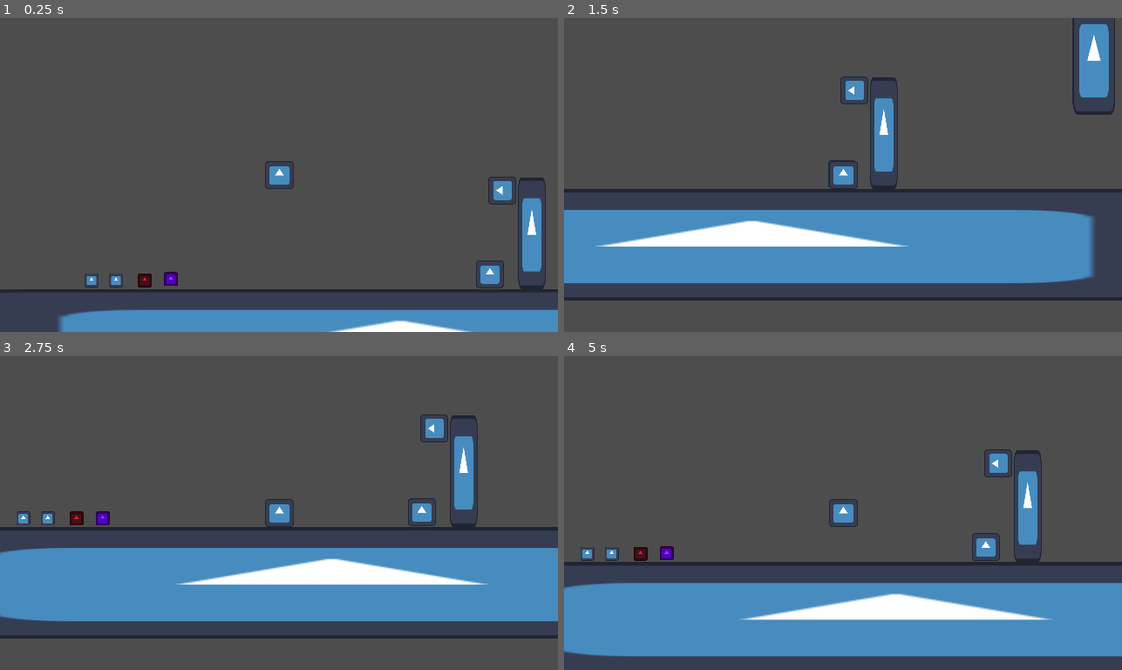
Above: before the commit, frames 1-4 (two rows, left to right).
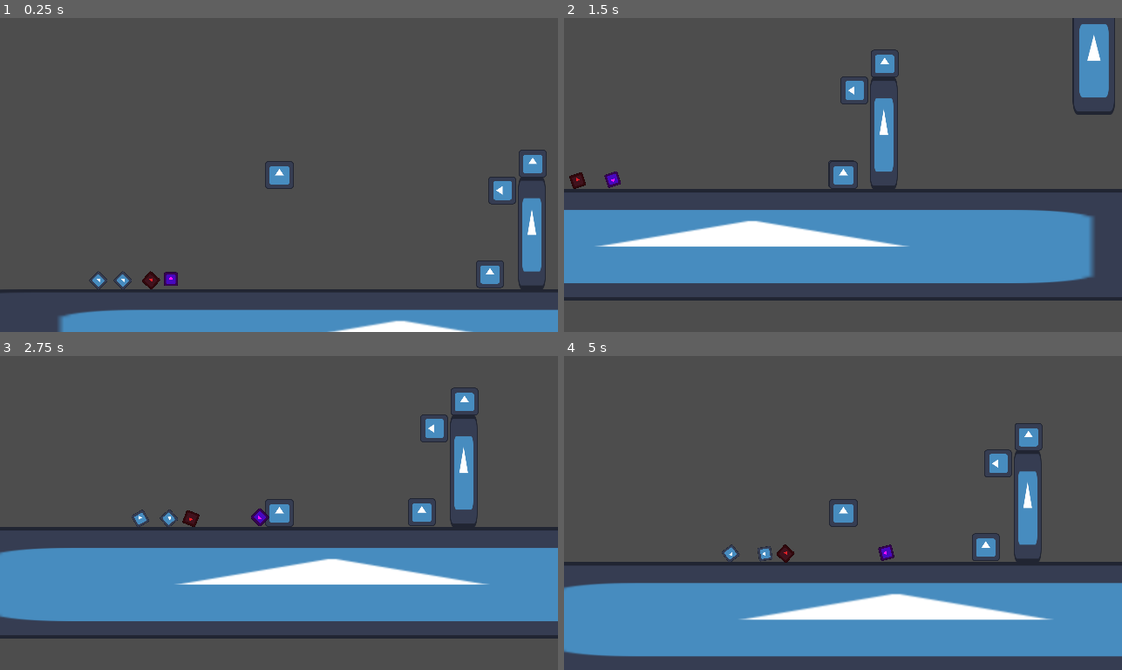
Above: after the commit, the same moments.

Repository: valk0x29a/godot-wild-jam
Game: Godot game, scene res://scenes/test_scenes/valk_scene.tscn
The game is run twice, just before and just after one commit, with the same random seed, the same clock (stepped at 60 frames per second) and the same inputs. The engine's default icon, where the game draws it, is replaced by a stand-in: a white triangle on a blue panel in a dark square.
Inputs (mouse positions are in pixels of both pictures, inside the frame that each line leads up to):
- Up to frame 1 (0.25 s): no input
- Up to frame 2 (1.5 s): move the mouse to (965, 159) at 0.52 s; hold D (Right) from 0.53 s (still down); tap E (Interact) at 0.6 s; tap W (Jump) at 0.77 s; move the mouse to (731, 190) at 1.27 s; click (731, 190) at 1.35 s
- Up to frame 3 (2.75 s): tap W (Jump) at 1.52 s; move the mouse to (334, 443) at 2.02 s; release D (Right) at 2.03 s; hold A (Left) from 2.03 s (still down); tap E (Interact) at 2.1 s
- Up to frame 4 (5 s): move the mouse to (815, 575) at 2.77 s; release A (Left) at 2.78 s; hold D (Right) 2.78-4.28 s; click (815, 575) at 2.85 s; tap W (Jump) at 3.02, 3.77, 4.52 s; move the mouse to (1010, 560) at 3.52 s; tap E (Interact) at 3.6 s; move the mouse to (675, 465) at 4.27 s; hold A (Left) from 4.28 s (still down); click (675, 465) at 4.35 s

The runs differ from the first frame. In frame 1, 0.6% of the frame differs, in the area x 15-98%, y 41-87%; in frame 2, 0.5%; in frame 3, 1.0%, in the area x 2-86%, y 10-55%; in frame 4, 0.9%.
Error before the commit: Invalid access to property or key 'global_position' on a base object of type 'null instance'. (res://scripts/enemy.gd:11)
Error after the commit: Invalid access to property or key 'global_position' on a base object of type 'null instance'. (res://scripts/enemy.gd:12)

Commit message:
barrels moving obstacles + fan

Diff:
--- a/prefabs/barrel.tscn
+++ b/prefabs/barrel.tscn
@@ -12,6 +12,7 @@
 
 [node name="Barrel" type="RigidBody2D" unique_id=1008551793 groups=["barrel"]]
 collision_layer = 4
+collision_mask = 5
 physics_material_override = SubResource("PhysicsMaterial_aifdq")
 can_sleep = false
 contact_monitor = true
--- a/prefabs/bouncable_barrel.tscn
+++ b/prefabs/bouncable_barrel.tscn
@@ -12,6 +12,7 @@
 
 [node name="Bouncable Barrel" type="RigidBody2D" unique_id=1008551793 groups=["barrel"]]
 collision_layer = 4
+collision_mask = 5
 physics_material_override = SubResource("PhysicsMaterial_aifdq")
 can_sleep = false
 contact_monitor = true
--- a/prefabs/explodable_barrel.tscn
+++ b/prefabs/explodable_barrel.tscn
@@ -10,8 +10,13 @@
 
 [sub_resource type="CircleShape2D" id="CircleShape2D_16d1p"]
 
+[sub_resource type="CircleShape2D" id="CircleShape2D_nd1ib"]
+radius = 64.0
+
 [node name="Explodable Barrel" type="RigidBody2D" unique_id=1008551793 groups=["barrel"]]
 collision_layer = 4
+collision_mask = 5
+mass = 1.1
 physics_material_override = SubResource("PhysicsMaterial_aifdq")
 can_sleep = false
 contact_monitor = true
@@ -19,6 +24,7 @@
 script = ExtResource("1_i1xok")
 explodes_on_touch = true
 explode_required_force = 256.0
+explosion_force = 64.0
 
 [node name="Sprite2D" type="Sprite2D" parent="." unique_id=1246450492]
 modulate = Color(0.90366024, 0.12701434, 0.15150803, 1)
@@ -35,6 +41,13 @@
 [node name="CollisionShape2D" type="CollisionShape2D" parent="Barrel Trigger" unique_id=1776047726]
 shape = SubResource("CircleShape2D_16d1p")
 
+[node name="ExplosionArea" type="Area2D" parent="." unique_id=1099070000]
+collision_layer = 0
+collision_mask = 30
+
+[node name="CollisionShape2D" type="CollisionShape2D" parent="ExplosionArea" unique_id=1322382983]
+shape = SubResource("CircleShape2D_nd1ib")
+
 [connection signal="body_entered" from="." to="." method="_on_body_entered"]
 [connection signal="area_entered" from="Barrel Trigger" to="." method="_on_barrel_trigger_area_entered"]
 [connection signal="body_entered" from="Barrel Trigger" to="." method="_on_barrel_trigger_body_entered"]
--- /dev/null
+++ b/prefabs/fan.tscn
@@ -0,0 +1,29 @@
+[gd_scene format=3 uid="uid://eeiq2l8245eo"]
+
+[ext_resource type="Texture2D" uid="uid://brramo03vm2ig" path="res://icon.svg" id="1_64rwm"]
+[ext_resource type="Script" uid="uid://nwwdt3m5xvdf" path="res://scripts/fan.gd" id="1_o40uj"]
+
+[sub_resource type="RectangleShape2D" id="RectangleShape2D_50ant"]
+size = Vector2(64, 64)
+
+[sub_resource type="RectangleShape2D" id="RectangleShape2D_o40uj"]
+size = Vector2(324, 64)
+
+[node name="Fan" type="StaticBody2D" unique_id=1844464575]
+script = ExtResource("1_o40uj")
+
+[node name="CollisionShape2D" type="CollisionShape2D" parent="." unique_id=1846506916]
+shape = SubResource("RectangleShape2D_50ant")
+
+[node name="Sprite2D" type="Sprite2D" parent="." unique_id=824254610]
+scale = Vector2(0.5, 0.5)
+texture = ExtResource("1_64rwm")
+
+[node name="Fan Trigger" type="Area2D" parent="." unique_id=182248684]
+collision_mask = 14
+
+[node name="CollisionShape2D" type="CollisionShape2D" parent="Fan Trigger" unique_id=82784684]
+position = Vector2(203, 0)
+shape = SubResource("RectangleShape2D_o40uj")
+
+[connection signal="body_entered" from="Fan Trigger" to="." method="_on_fan_trigger_body_entered"]
--- /dev/null
+++ b/prefabs/prototype_rock.tscn
@@ -0,0 +1,15 @@
+[gd_scene format=3 uid="uid://pbtvdudegxiq"]
+
+[ext_resource type="Texture2D" uid="uid://brramo03vm2ig" path="res://icon.svg" id="1_o3t2s"]
+
+[sub_resource type="RectangleShape2D" id="RectangleShape2D_16d1p"]
+size = Vector2(32, 32)
+
+[node name="Prototype Rock" type="RigidBody2D" unique_id=397919312]
+
+[node name="CollisionShape2D" type="CollisionShape2D" parent="." unique_id=1695725314]
+shape = SubResource("RectangleShape2D_16d1p")
+
+[node name="Sprite2D" type="Sprite2D" parent="." unique_id=590332622]
+scale = Vector2(0.25, 0.25)
+texture = ExtResource("1_o3t2s")
--- a/project.godot
+++ b/project.godot
@@ -74,6 +74,7 @@
 2d_physics/layer_2="Player"
 2d_physics/layer_3="Barrel"
 2d_physics/layer_4="Enemy"
+2d_physics/layer_5="Moveable Obstacle"
 
 [physics]
 
--- a/scenes/test_scenes/valk_scene.tscn
+++ b/scenes/test_scenes/valk_scene.tscn
@@ -8,12 +8,17 @@
 [ext_resource type="PackedScene" uid="uid://cpo2u87gmon1o" path="res://prefabs/explodable_barrel.tscn" id="6_kyxmm"]
 [ext_resource type="PackedScene" uid="uid://bv4nxvf3716i6" path="res://prefabs/door.tscn" id="7_ggiy1"]
 [ext_resource type="PackedScene" uid="uid://becukr2fpntm5" path="res://prefabs/button.tscn" id="8_aae26"]
+[ext_resource type="PackedScene" uid="uid://eeiq2l8245eo" path="res://prefabs/fan.tscn" id="9_snwol"]
+[ext_resource type="PackedScene" uid="uid://pbtvdudegxiq" path="res://prefabs/prototype_rock.tscn" id="10_uiet3"]
 
 [sub_resource type="RectangleShape2D" id="RectangleShape2D_jsvff"]
 size = Vector2(1142, 128)
 
 [sub_resource type="RectangleShape2D" id="RectangleShape2D_8iyis"]
 size = Vector2(48, 128)
+
+[sub_resource type="RectangleShape2D" id="RectangleShape2D_snwol"]
+size = Vector2(203, 64)
 
 [node name="GameScene" type="Node2D" unique_id=780738810]
 
@@ -76,6 +81,7 @@
 [node name="Explodable Barrel" parent="." unique_id=884577326 instance=ExtResource("6_kyxmm")]
 position = Vector2(281, 506)
 explode_required_force = 128.0
+explosion_force = 512.0
 
 [node name="Door" parent="." unique_id=1435623570 instance=ExtResource("7_ggiy1")]
 position = Vector2(725, 452)
@@ -87,9 +93,22 @@
 rotation = -1.5707964
 scale = Vector2(0.25, 0.25)
 
+[node name="Fan" parent="." unique_id=1844464575 instance=ExtResource("9_snwol")]
+position = Vector2(53, 481)
+force = 8.0
+
+[node name="CollisionShape2D" parent="Fan/Fan Trigger" parent_id_path=PackedInt32Array(1844464575, 182248684) index="0" unique_id=82784684]
+position = Vector2(142.5, 0)
+shape = SubResource("RectangleShape2D_snwol")
+
+[node name="Prototype Rock" parent="." unique_id=397919312 instance=ExtResource("10_uiet3")]
+position = Vector2(726, 371)
+collision_layer = 17
+
 [connection signal="on_button_press" from="Button" to="Door" method="open"]
 
 [editable path="PrototypeBlock"]
 [editable path="PrototypeBlock2"]
 [editable path="PrototypeBlock3"]
 [editable path="PrototypeBlock4"]
+[editable path="Fan"]
--- a/scripts/barrel.gd
+++ b/scripts/barrel.gd
@@ -5,8 +5,13 @@
 @export var bounciness: float = 0.0;
 @export var explodes_on_touch: bool = false;
 @export var explode_required_force: float = 0.0;
+@export var explosion_force: float;
+
+var explosion_area: Area2D;
 
 func _ready() -> void:
+    if(explodes_on_touch):
+        explosion_area = get_node("ExplosionArea");
     is_thrown = false;
     physics_material_override.bounce = bounciness;
 
@@ -27,4 +32,14 @@
     if(!explodes_on_touch): return;
     print(linear_velocity.length());
     if(linear_velocity.length() > explode_required_force):
+        var nodes = explosion_area.get_overlapping_bodies();
+        for i in nodes.size():
+            var direction = (nodes[i].global_position - global_position).normalized();
+            if(nodes[i] is RigidBody2D):
+                var rigidbody: RigidBody2D = nodes[i];
+                rigidbody.apply_impulse(direction * explosion_force);
+            if(nodes[i] is Player):
+                print("game over");
+            if(nodes[i] is Enemy):
+                nodes[i].queue_free();
         queue_free();
--- a/scripts/enemy.gd
+++ b/scripts/enemy.gd
@@ -1,4 +1,5 @@
 extends CharacterBody2D
+class_name Enemy
 
 @export var speed: float;
 @export var gravity: float;
--- /dev/null
+++ b/scripts/fan.gd
@@ -0,0 +1,18 @@
+extends StaticBody2D
+
+@onready var trigger: Area2D = get_node("Fan Trigger");
+@export var force: float;
+
+func _physics_process(_delta: float) -> void:
+    var nodes = trigger.get_overlapping_bodies();
+    print(nodes.size());
+    var direction = (trigger.get_node("CollisionShape2D").global_position - global_position).normalized();
+    print(direction);
+    for i in nodes.size():
+        if(nodes[i] is RigidBody2D):
+            var rigidbody: RigidBody2D = nodes[i];
+            rigidbody.apply_impulse(direction * force);
+        if(nodes[i] is CharacterBody2D):
+            var character: CharacterBody2D = nodes[i];
+            character.velocity += direction * force * 32;
+            character.move_and_slide();
Not shown, added: scripts/fan.gd.uid
